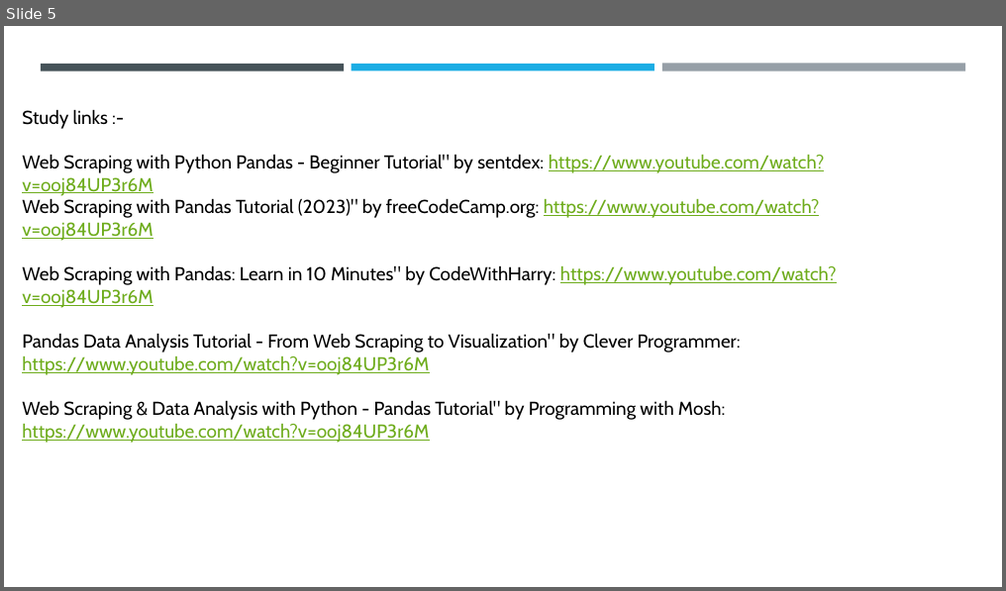
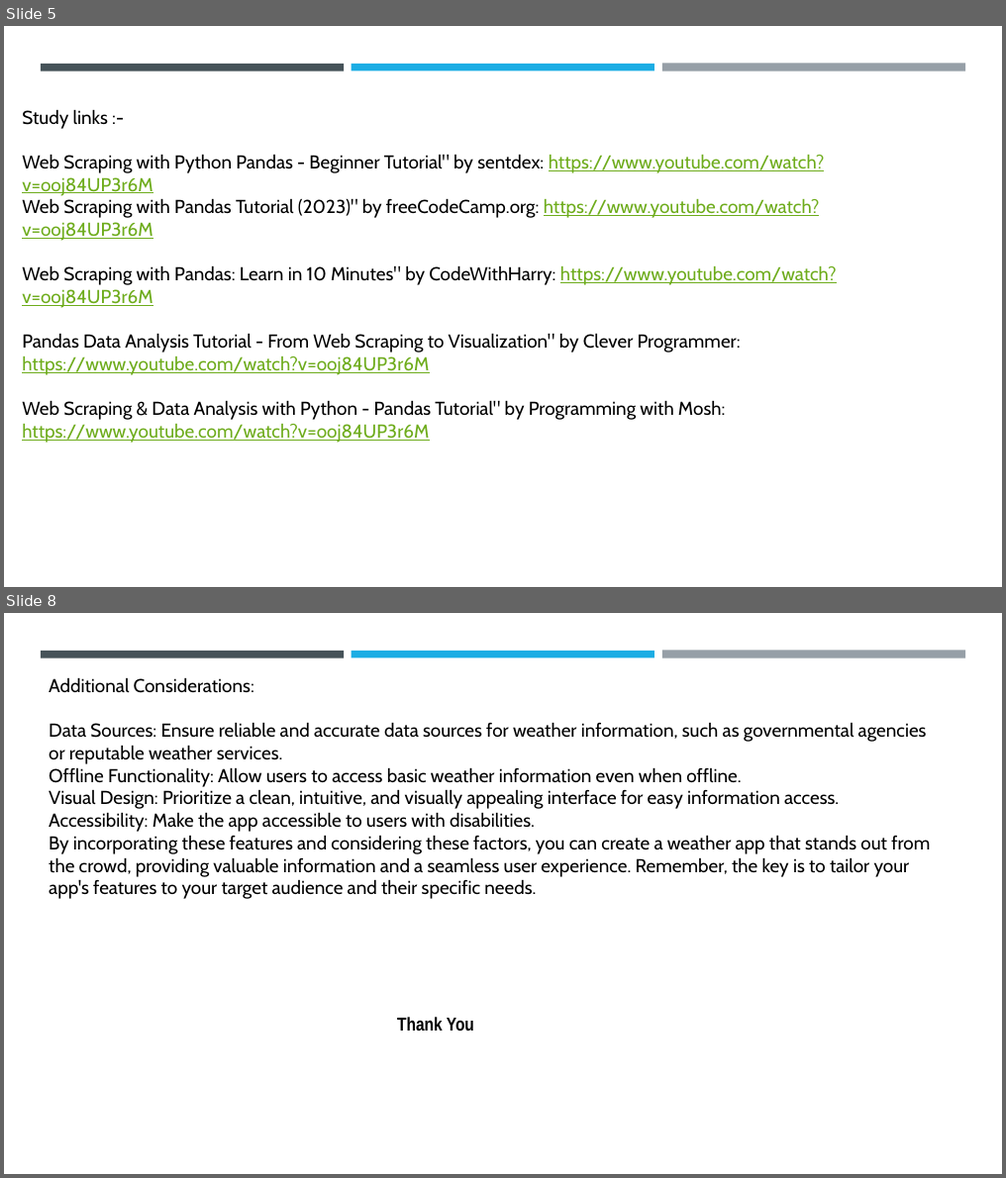
Before and after one commit to sathya2345/weather-application, a slide deck: Final project.pptx. Shown one above the other, each under a label of ours: slide 5 before the commit, slides 5 and 8 after it; the slides between them are not shown. The pictures are 1006x591 and 1006x1178 pixels, drawn with LibreOffice and Linux fonts; fonts in the diff are those of the drawing. Boxes give left, top, right and bottom in pixels: in the first picture for what was removed or moved away, otherwise in the second. Text is boxed around its words. In the diff, an @@ line names an element or a change of style, - is before the commit and + after.

```diff
--- a/Final project.pptx
+++ b/Final project.pptx
@@ slide 8 added at box(4, 613, 1002, 1174), background #FFFFFF; not listed: 3 template elements that a slide beside it also shows @@
@@ text added at box(49, 677, 930, 899), 18 pt, text #000000 @@
+Additional Considerations:
+Data Sources: Ensure reliable and accurate data sources for weather information, such as governmental agencies or reputable weather services.
+Offline Functionality: Allow users to access basic weather information even when offline.
+Visual Design: Prioritize a clean, intuitive, and visually appealing interface for easy information access.
+Accessibility: Make the app accessible to users with disabilities.
+By incorporating these features and considering these factors, you can create a weather app that stands out from the crowd, providing valuable information and a seamless user experience. Remember, the key is to tailor your app's features to your target audience and their specific needs.
@@ text added at box(397, 1017, 474, 1032), 18 pt, text #000000, bold @@
+Thank You
```
Also in this commit, not shown: 2 other slides added.
